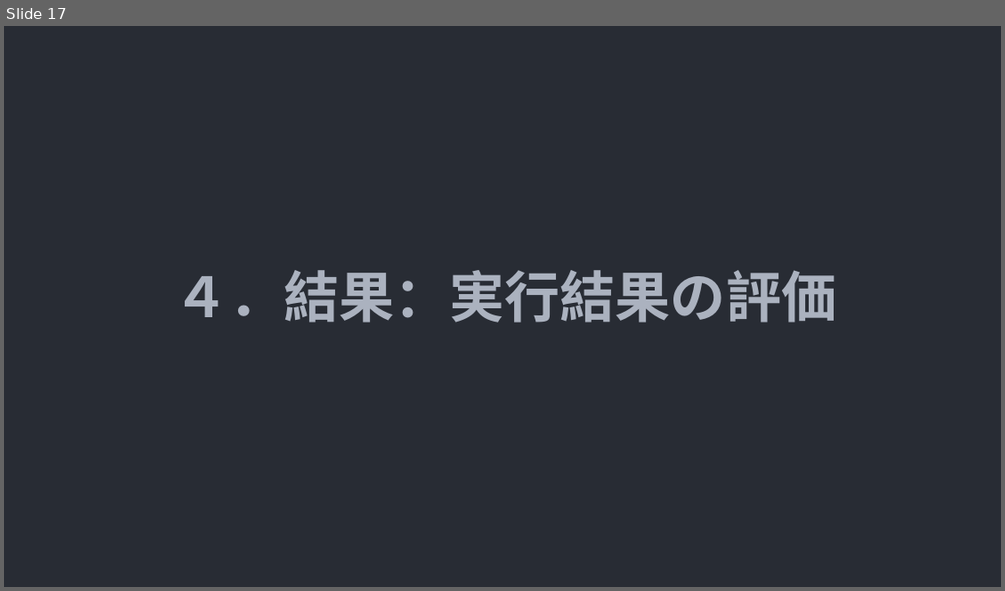
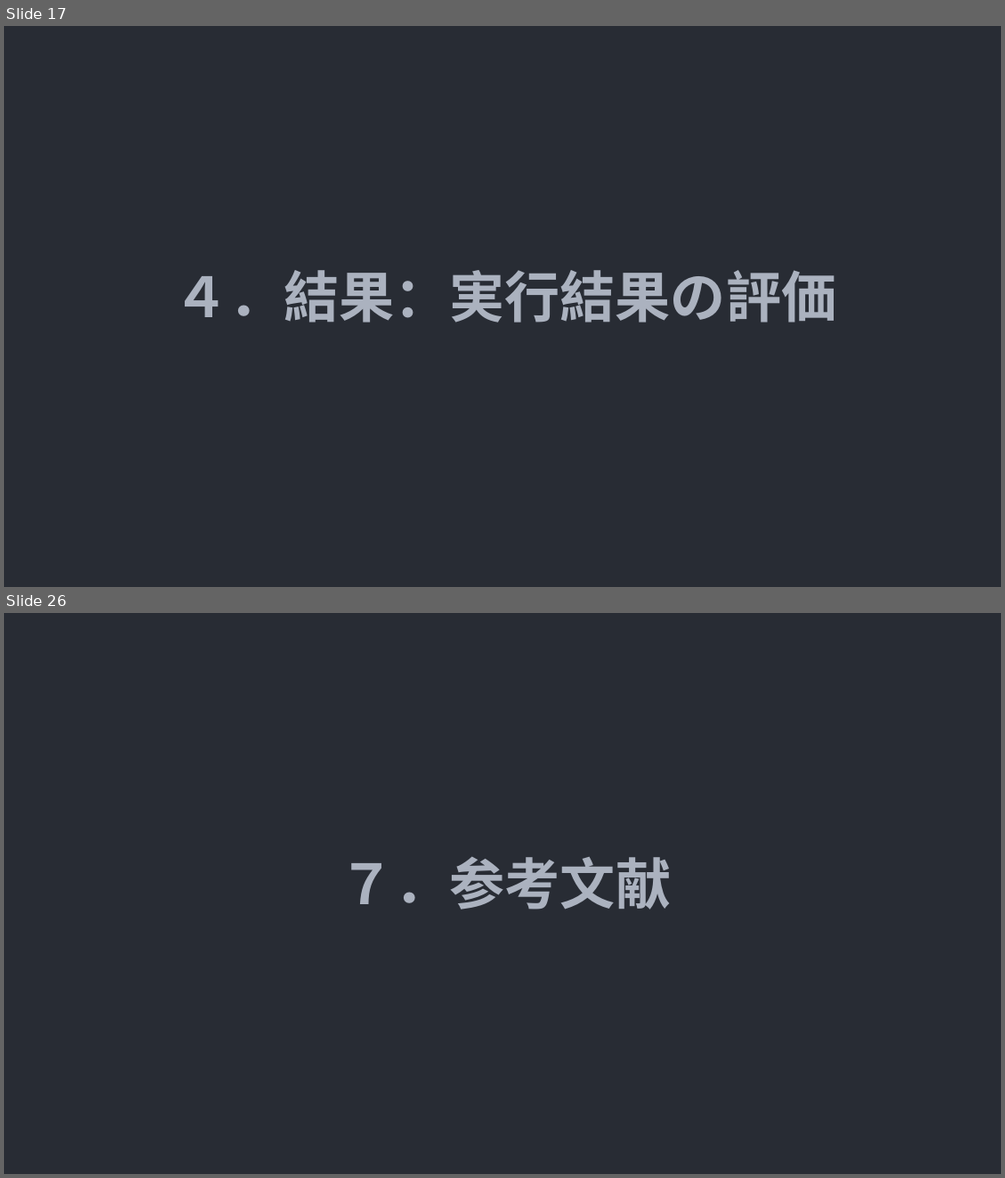
Before and after one commit to yuichiro-kurose/keyboard, a slide deck: docs/最終発表.odp. Shown one above the other, each under a label of ours: slide 17 before the commit, slides 17 and 26 after it; the slides between them are not shown. The pictures are 1005x591 and 1005x1178 pixels, drawn with LibreOffice and Linux fonts; fonts in the diff are those of the drawing. Boxes give left, top, right and bottom in pixels: in the first picture for what was removed or moved away, otherwise in the second. Text is boxed around its words. In the diff, an @@ line names an element or a change of style, - is before the commit and + after.

```diff
--- a/docs/最終発表.odp
+++ b/docs/最終発表.odp
@@ slide 26 added at (4, 613, 1001, 1174), background #282C34 @@
@@ title added at (340, 857, 672, 909), 44 pt, text #ABB2BF, bold @@
+７．参考文献
```
Also in this commit, not shown: 7 slides changed, 9 other slides added, 3 slides removed, 7 other files.
